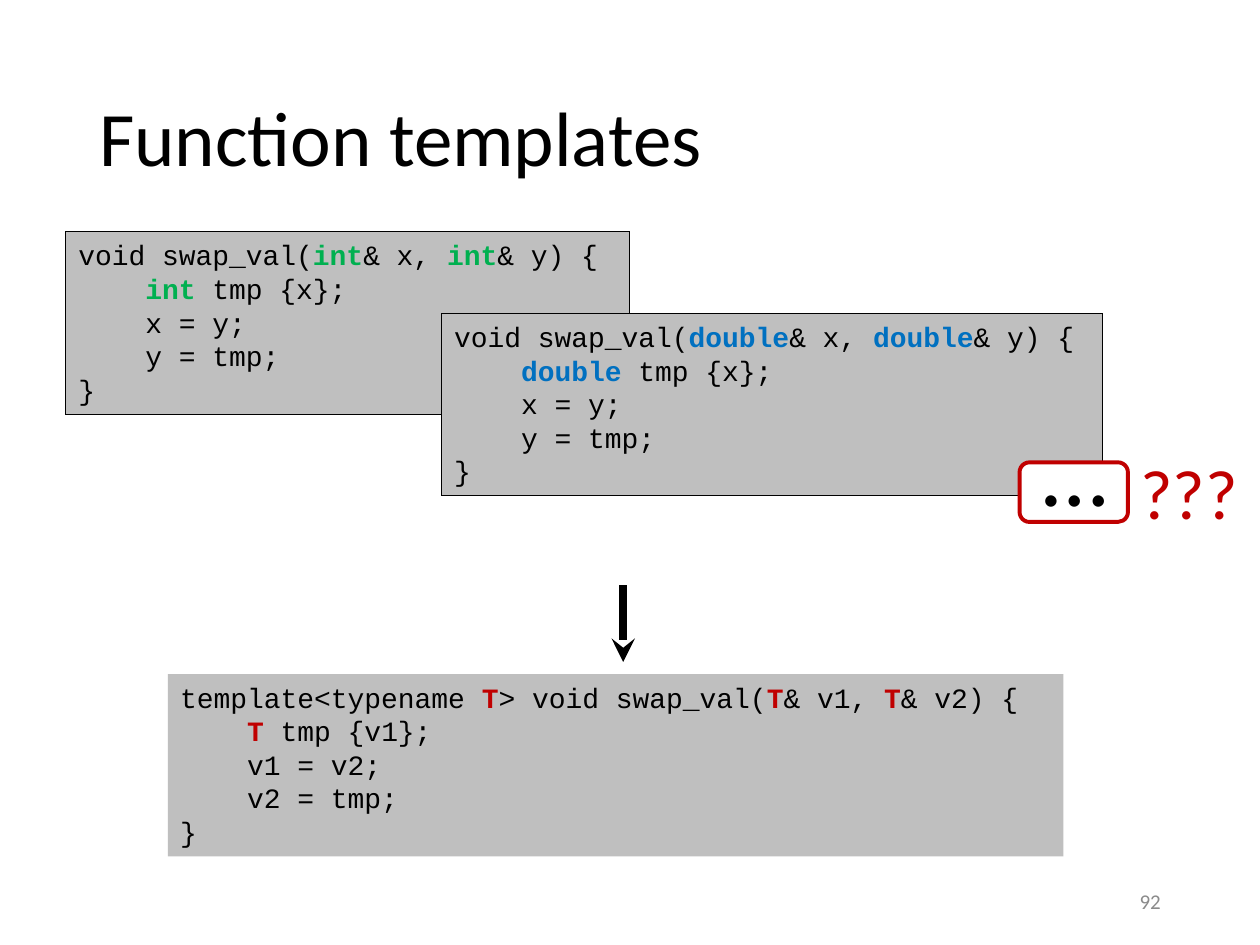
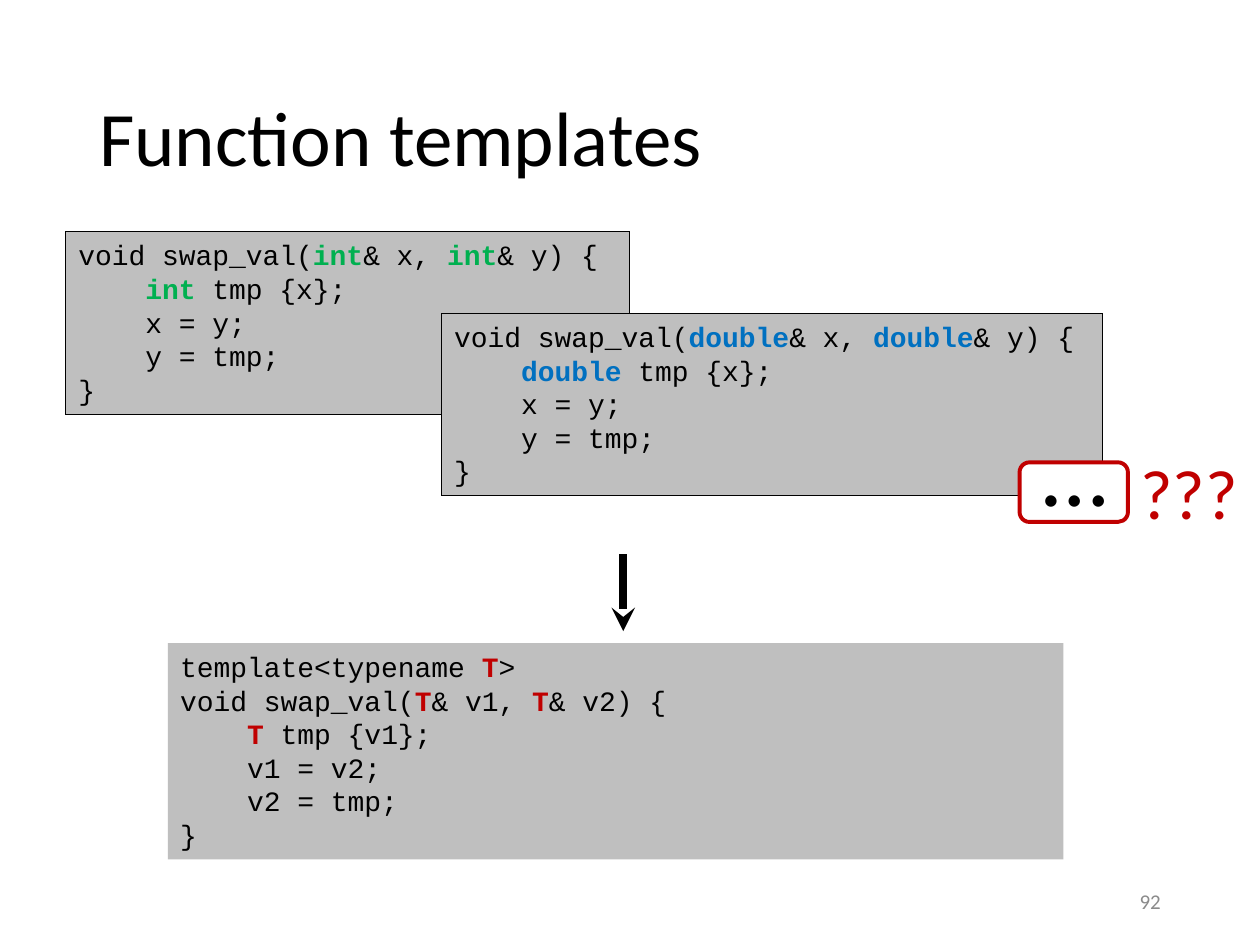
Before and after one commit to gjbex/Scientific-C-plus-plus, a slide deck: slide 92 of scientific_cpp.pptx. Drawn at 1260x945 pixels with LibreOffice and Linux fonts; fonts in the diff are those of the drawing. Boxes give left, top, right and bottom in pixels: in the first picture for what was removed or moved away, otherwise in the second. Text is boxed around its words. In the diff, an @@ line names an element or a change of style, - is before the commit and + after.

Commit message:
Fix typos

```diff
--- a/scientific_cpp.pptx
+++ b/scientific_cpp.pptx
@@ arrow moved from (624, 586) - (624, 662) to (624, 554) - (624, 631) @@
@@ rectangle "template<typename T>": place and size @@
-rectangle "template<typename T>" at (168,674,1063,857)
+rectangle "template<typename T>" at (168,644,1063,861)
@@ text in rectangle at (180,657,632,717): text changed @@
-template<typename T> void swap_val(T& v1, T& v2) {
+template<typename T>
+void swap_val(T& v1, T& v2) {
```
Also in this commit, not shown: 5 other slides changed.
